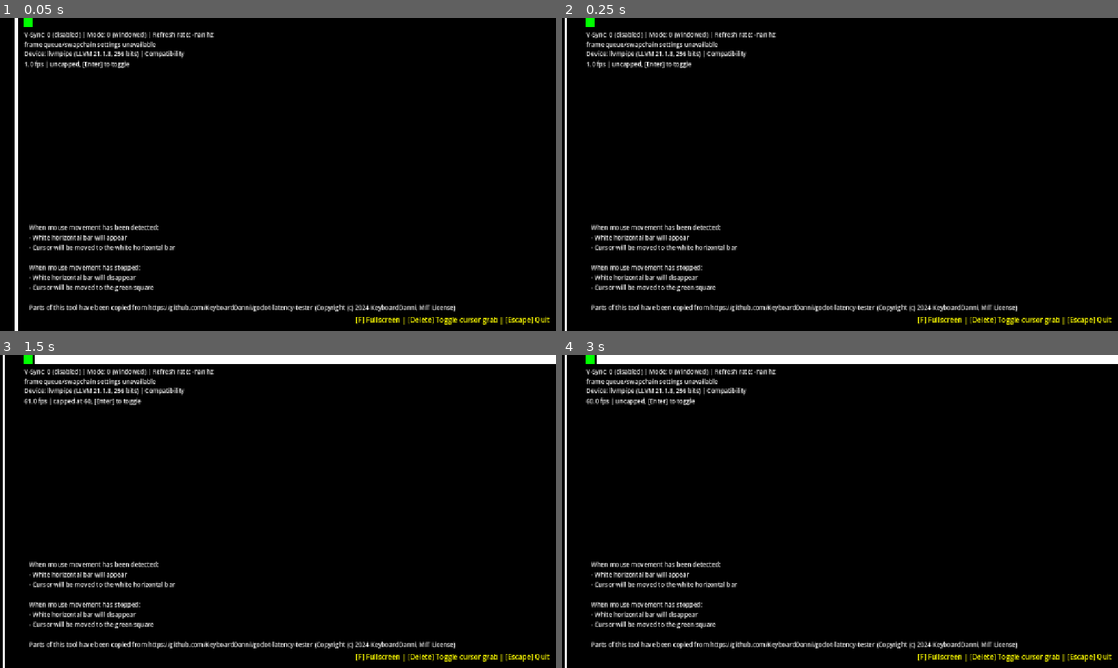
Above: before the commit, frames 1-4 (two rows, left to right).
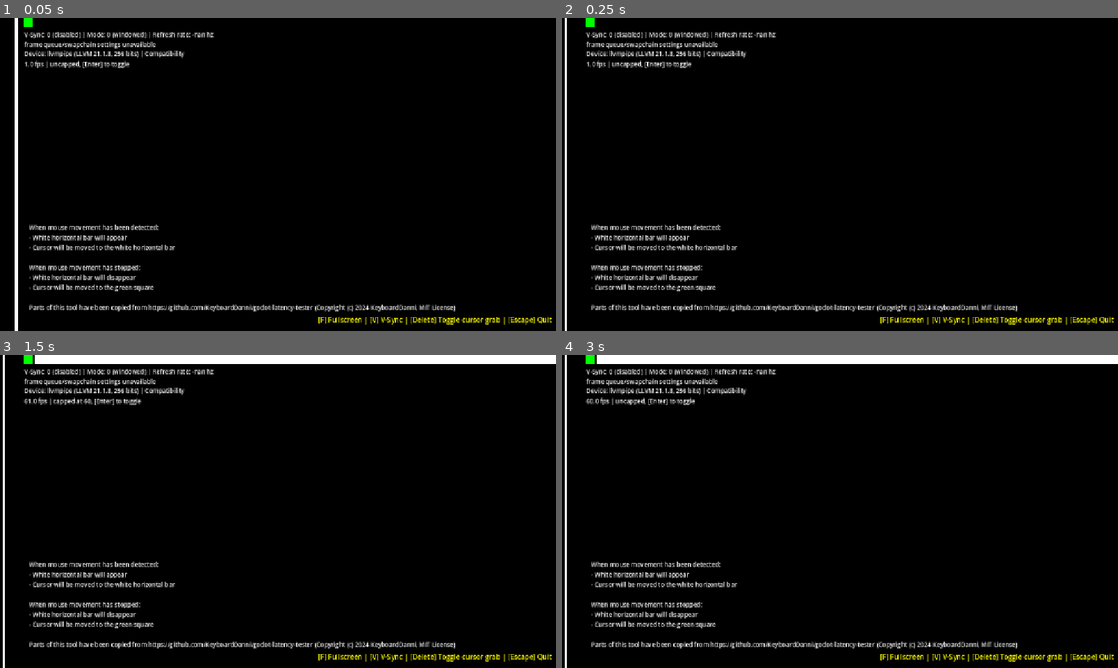
Above: after the commit, the same moments.

Repository: allenwp/in-out-latency-tester
Game: Godot game, scene res://main.tscn
Two runs of this game, one before a commit and one after it. Both use one fixed random seed, a clock stepped at 60 frames per second and the inputs below.
Inputs (mouse positions are in pixels of both pictures, inside the frame that each line leads up to):
- Up to frame 1 (0.05 s): no input
- Up to frame 2 (0.25 s): no input
- Up to frame 3 (1.5 s): tap Enter (ui_accept) at 0.5, 0.77, 1.25 s; move the mouse to (400, 495) at 0.52 s; tap V (toggle_vsync, bound only after the commit) at 0.6, 1.35 s; move the mouse to (166, 527) at 1.27 s
- Up to frame 4 (3 s): tap Enter (ui_accept) at 1.52, 2, 2.75 s; move the mouse to (895, 442) at 2.02 s; tap V (toggle_vsync, bound only after the commit) at 2.1, 2.85 s; move the mouse to (812, 574) at 2.77 s

The runs differ from the first frame. In frame 1, 0.6% of the frame differs, in the area x 57-100%, y 95-98%; in frame 2, 0.6%; in frame 3, 0.6%; in frame 4, 0.6%.

Commit message:
Added option to toggle vsync

Diff:
--- a/godot-in-out-latency-tester/main.tscn
+++ b/godot-in-out-latency-tester/main.tscn
@@ -111,7 +111,7 @@
 offset_top = 682.0
 offset_right = 1264.0
 offset_bottom = 705.0
-text = "[F] Fullscreen | [Delete] Toggle cursor grab | [Escape] Quit"
+text = "[F] Fullscreen | [V] V-Sync | [Delete] Toggle cursor grab | [Escape] Quit"
 label_settings = SubResource("LabelSettings_574rq")
 horizontal_alignment = 2
 
--- a/godot-in-out-latency-tester/project.godot
+++ b/godot-in-out-latency-tester/project.godot
@@ -33,6 +33,11 @@
 "events": [Object(InputEventKey,"resource_local_to_scene":false,"resource_name":"","device":0,"window_id":0,"alt_presse …(189 unchanged characters)…
 ]
 }
+toggle_vsync={
+"deadzone": 0.2,
+"events": [Object(InputEventKey,"resource_local_to_scene":false,"resource_name":"","device":-1,"window_id":0,"alt_pressed":false,"shift_pressed":false,"ctrl_pressed":false,"meta_pressed":false,"pressed":false,"keycode":86,"physical_keycode":0,"key_label":0,"unicode":118,"location":0,"echo":false,"script":null)
+]
+}
 
 [rendering]
 
--- a/godot-in-out-latency-tester/scripts/settings.gd
+++ b/godot-in-out-latency-tester/scripts/settings.gd
@@ -5,6 +5,13 @@
 func _process(delta: float) -> void:
 	var isCapped = (Engine.max_fps > 0);
 	var capTarget = Engine.physics_ticks_per_second;
+
+
+	if Input.is_action_just_pressed("toggle_vsync"):
+		if DisplayServer.window_get_vsync_mode() == DisplayServer.VSYNC_ENABLED:
+			DisplayServer.window_set_vsync_mode(DisplayServer.VSYNC_DISABLED)
+		else:
+			DisplayServer.window_set_vsync_mode(DisplayServer.VSYNC_ENABLED)
 
 	if Input.is_action_just_pressed("toggle_fullscreen"):
 		match DisplayServer.window_get_mode():
